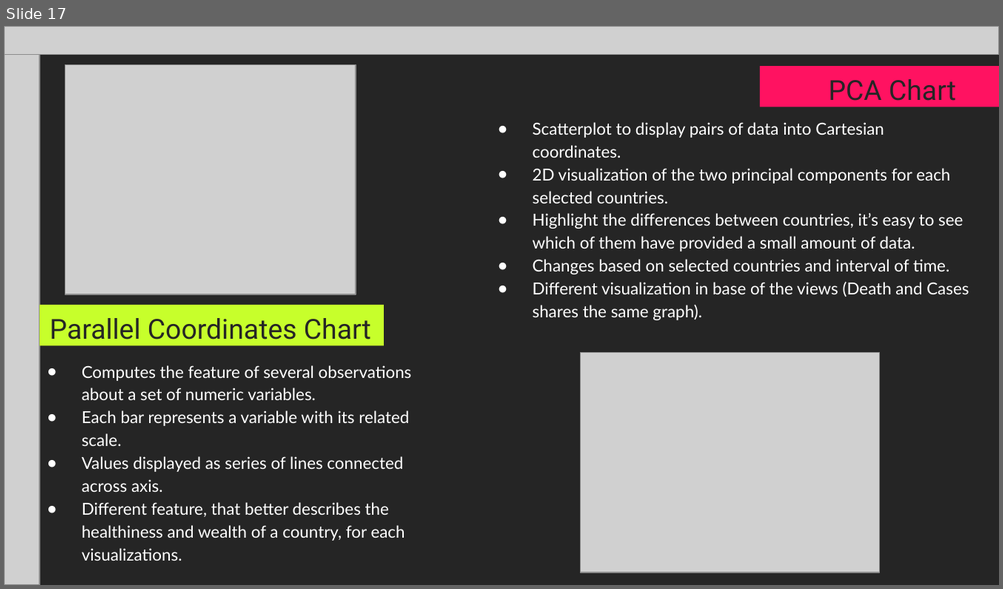
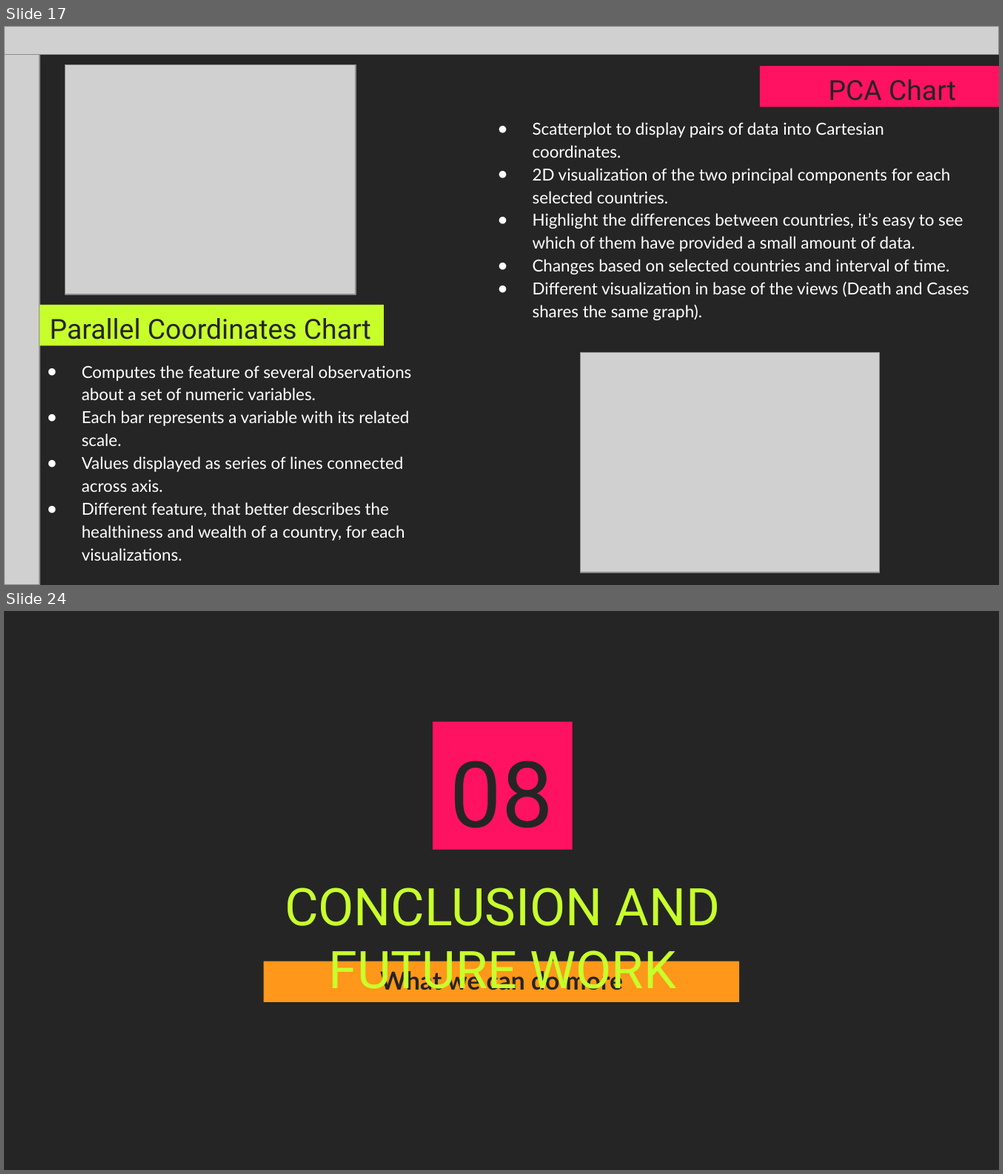
Before and after one commit to Covid19-visualization/Documentation, a slide deck: powerpoint/presentation.pptx. Shown one above the other, each under a label of ours: slide 17 before the commit, slides 17 and 24 after it; the slides between them are not shown. The pictures are 1003x589 and 1003x1174 pixels, drawn with LibreOffice and Linux fonts; fonts in the diff are those of the drawing; grey boxes stand for pictures. Boxes give left, top, right and bottom in pixels: in the first picture for what was removed or moved away, otherwise in the second. Text is boxed around its words. In the diff, an @@ line names an element or a change of style, - is before the commit and + after.

```diff
--- a/powerpoint/presentation.pptx
+++ b/powerpoint/presentation.pptx
@@ slide 24 added at (x1=4, y1=611, x2=999, y2=1170), background #252525 @@
@@ rectangle added at (x1=432, y1=721, x2=572, y2=850), fill #FF1261 @@
@@ text added at (x1=449, y1=760, x2=552, y2=829), 66.3 pt, text #252525 @@
+08
@@ title added at (x1=284, y1=888, x2=720, y2=1000), 37.6 pt, text #C7FF2B @@
+CONCLUSION AND FUTURE WORK
@@ rectangle added at (x1=264, y1=961, x2=739, y2=1002), fill #FF971A @@
@@ text added at (x1=380, y1=969, x2=623, y2=995), 18 pt, text #252525, bold @@
+What we can do more
```
Also in this commit, not shown: 2 slides changed, 7 other slides added.
